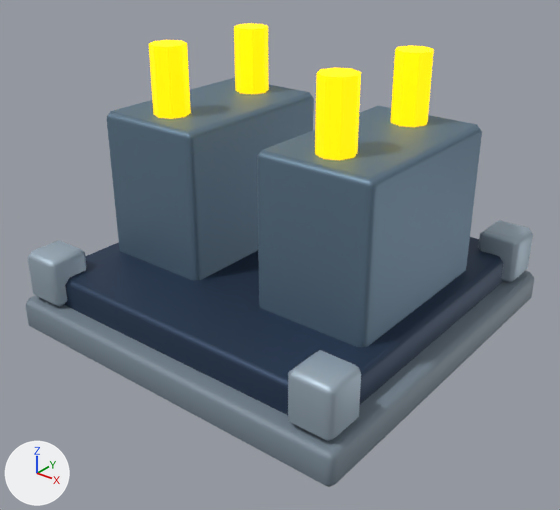
The Blender file art/substation.blend, before and after one commit.
One viewpoint serves both versions: a 50 mm lens placed at (3.0, -3.83, 2.83), pointed at (0.07, -0.18, 0.56). The lights are fixed; the arrows at lower left show +X, +Y and +Z. The older version comes first.

Objects in the first picture: 'Corner lock.001', 'Corner lock.002', 'Corner lock.003', 'Foundation', 'Insulator', 'Insulator.001', 'Insulator.002', 'Insulator.003', 'Transformer', 'Transformer.001', 'Undercarriage'.
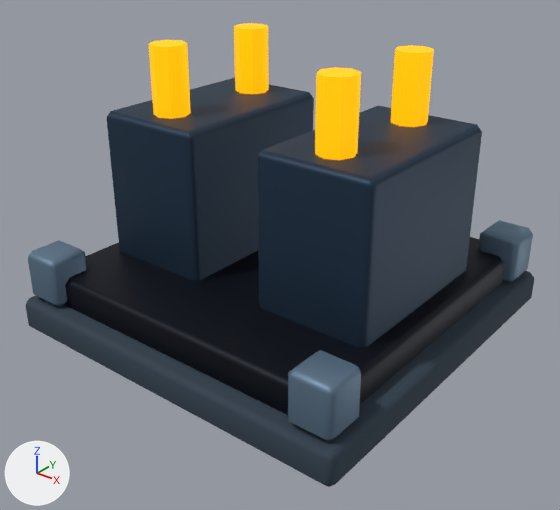
Location of each change, (x1, y1, x2, y2) in pixels of the pictures (560 x 510 px):
'Transformer.001', recoloured (blue to dark blue): (257, 106, 482, 347) in both
'Undercarriage', recoloured (dark blue to black): (64, 237, 503, 415) in both
'Transformer', recoloured (blue to dark blue): (107, 78, 314, 280) in both
'Foundation', recoloured (greyish blue to dark blue): (25, 271, 534, 487) in both
'Corner lock.003', recoloured (darker): (288, 350, 361, 441) in both
'Insulator.003', recoloured: (315, 67, 361, 160) in both
'Insulator.002', recoloured: (391, 45, 434, 127) in both
'Insulator.001', recoloured: (149, 40, 191, 119) in both
'Corner lock.001', recoloured (darker): (28, 240, 87, 307) in both
'Insulator', recoloured: (234, 23, 269, 94) in both
'Corner lock.002', recoloured (darker): (478, 220, 533, 283) in both

The change, as a list of edits to the scene's bpy script:
```text
Change mat_concrete:
    mat_concrete.base_color: (0.204, 0.263, 0.318) -> (0.0343, 0.0561, 0.0823)  # greyish blue #7d8c99 -> dark blue #344351
Change mat_dark:
    mat_dark.base_color: (0.0314, 0.0588, 0.114) -> (0.00243, 0.00478, 0.0123)  # dark blue #32455f -> black #080f1d
Change mat_edge:
    mat_edge.base_color: (0.412, 0.51, 0.596) -> (0.141, 0.223, 0.314)  # light grey #acbdcb -> blue #698298
Change mat_armor:
    mat_armor.base_color: (0.149, 0.235, 0.322) -> (0.0194, 0.0452, 0.0844)  # blue #6c859a -> dark blue #263c52
Change mat_amber:
    mat_amber.emission_color: (1.0, 0.667, 0.0) -> (1.0, 0.402, 0.0)  # yellow #ffd500 -> orange #ffaa00
```
